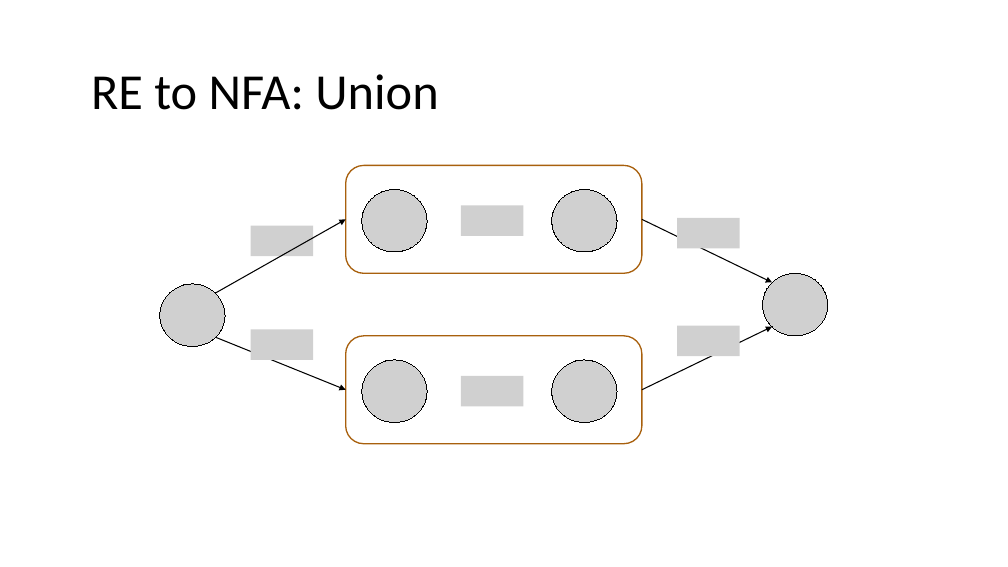
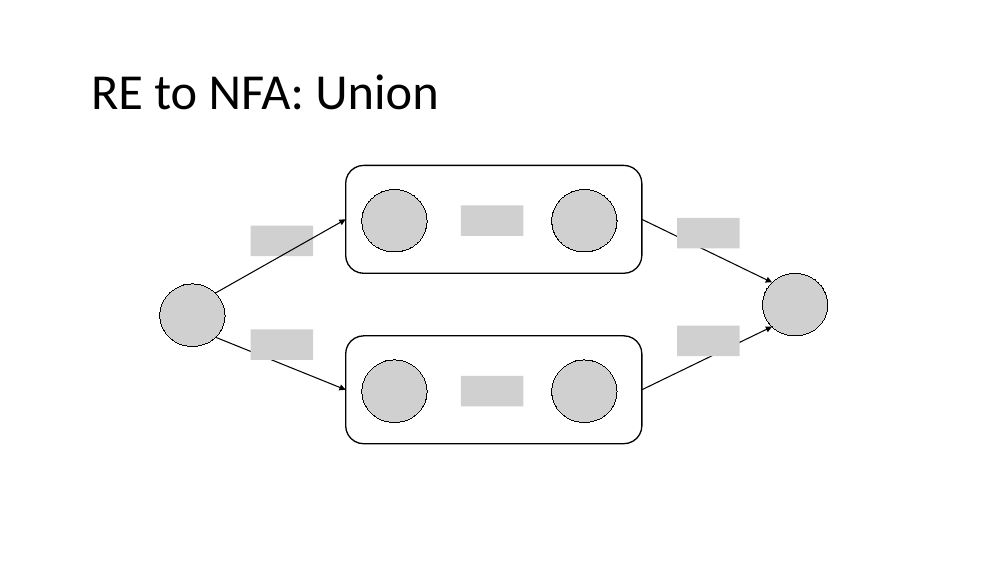
Before and after one commit to nivshani/compilation, a slide deck: slide 67 of new_slides/lexical_analysis.pptx. Drawn at 1008x567 pixels with LibreOffice and Linux fonts; fonts in the diff are those of the drawing; grey boxes stand for pictures. Boxes give left, top, right and bottom in pixels: in the first picture for what was removed or moved away, otherwise in the second. Text is boxed around its words. In the diff, an @@ line names an element or a change of style, - is before the commit and + after.

```diff
--- a/new_slides/lexical_analysis.pptx
+++ b/new_slides/lexical_analysis.pptx
@@ rounded rectangle at (346,166,642,274): outline #A9610D 1.25 pt to #000000 1.25 pt @@
@@ rounded rectangle at (346,336,642,444): outline #A9610D 1.25 pt to #000000 1.25 pt @@
```
Also in this commit, not shown: 15 other slides changed, 1 other file.
